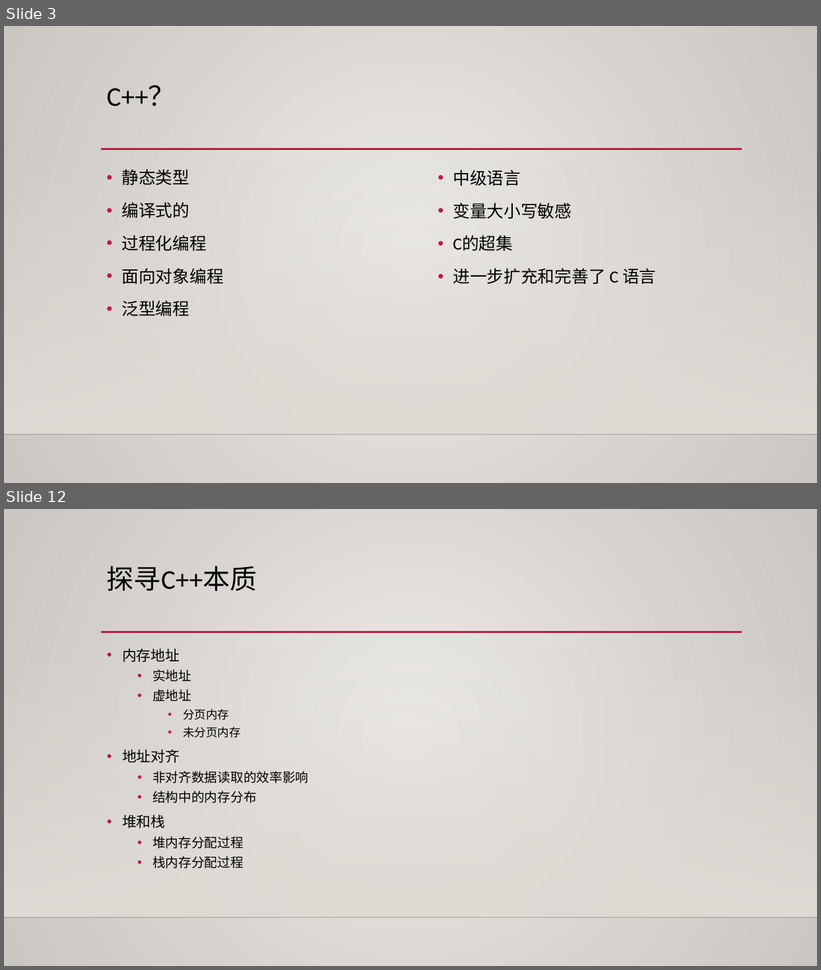
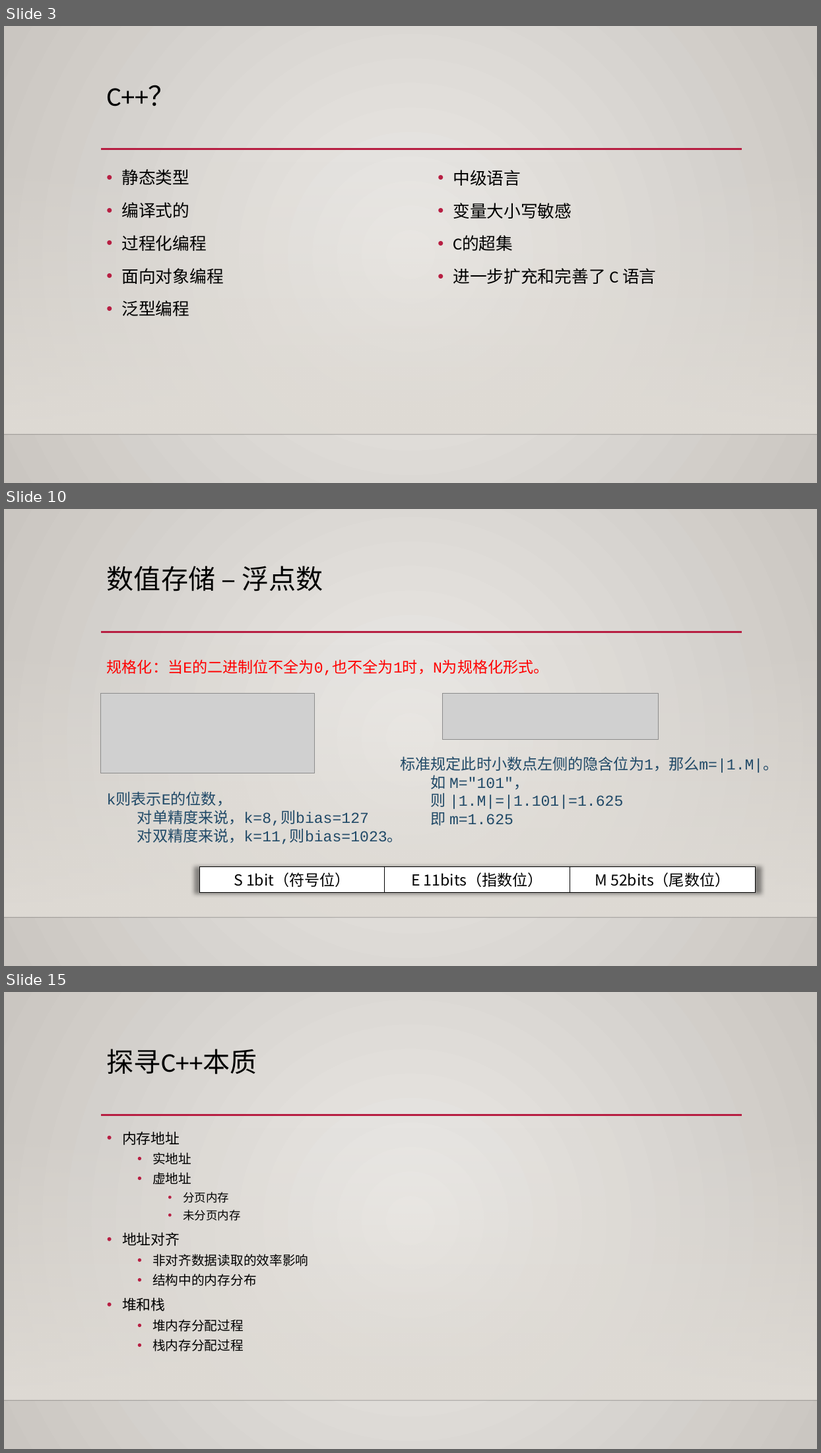
Before and after one commit to albertclass/Lessons, a slide deck: advance c++/courseware.pptx. Shown one above the other, each under a label of ours: slides 3 and 12 before the commit, slides 3, 10 and 15 after it; the slides between them are not shown. The pictures are 821x970 and 821x1453 pixels, drawn with LibreOffice and Linux fonts; fonts in the diff are those of the drawing; grey boxes stand for pictures; background and template pictures are left out. Boxes give left, top, right and bottom in pixels: in the first picture for what was removed or moved away, otherwise in the second. Text is boxed around its words. In the diff, an @@ line names an element or a change of style, - is before the commit and + after.

```diff
--- a/advance c++/courseware.pptx
+++ b/advance c++/courseware.pptx
@@ slide 10 added at box(4, 509, 817, 966), background gradient #ECEAE7 to #CAC7C1; not listed: 3 template elements that a slide beside it also shows @@
@@ title added at box(107, 566, 323, 591), 32 pt, text #000000 @@
+数值存储 – 浮点数
@@ text added at box(107, 659, 549, 675), 18 pt, text #FF0000 @@
+规格化：当E的二进制位不全为0,也不全为1时，N为规格化形式。
@@ picture added at box(101, 693, 314, 773) @@
@@ picture added at box(443, 693, 659, 739) @@
@@ text added at box(401, 757, 779, 826), 18 pt, text #204967 @@
+标准规定此时小数点左侧的隐含位为1，那么m=|1.M|。
+如 M="101"，
+则 |1.M|=|1.101|=1.625
+即 m=1.625
@@ text added at box(107, 793, 403, 844), 18 pt, text #204967 @@
+k则表示E的位数，
+对单精度来说，k=8,则bias=127
+对双精度来说，k=11,则bias=1023。
@@ table added at box(199, 867, 756, 892), 1 rows, 3 columns @@
+S 1bit（符号位） | E 11bits（指数位） | M 52bits（尾数位）
@@ what was slide 12 is now slide 15 @@
```
Also in this commit, not shown: 7 slides changed, 3 other slides added, 1 slide removed, 55 other files.
